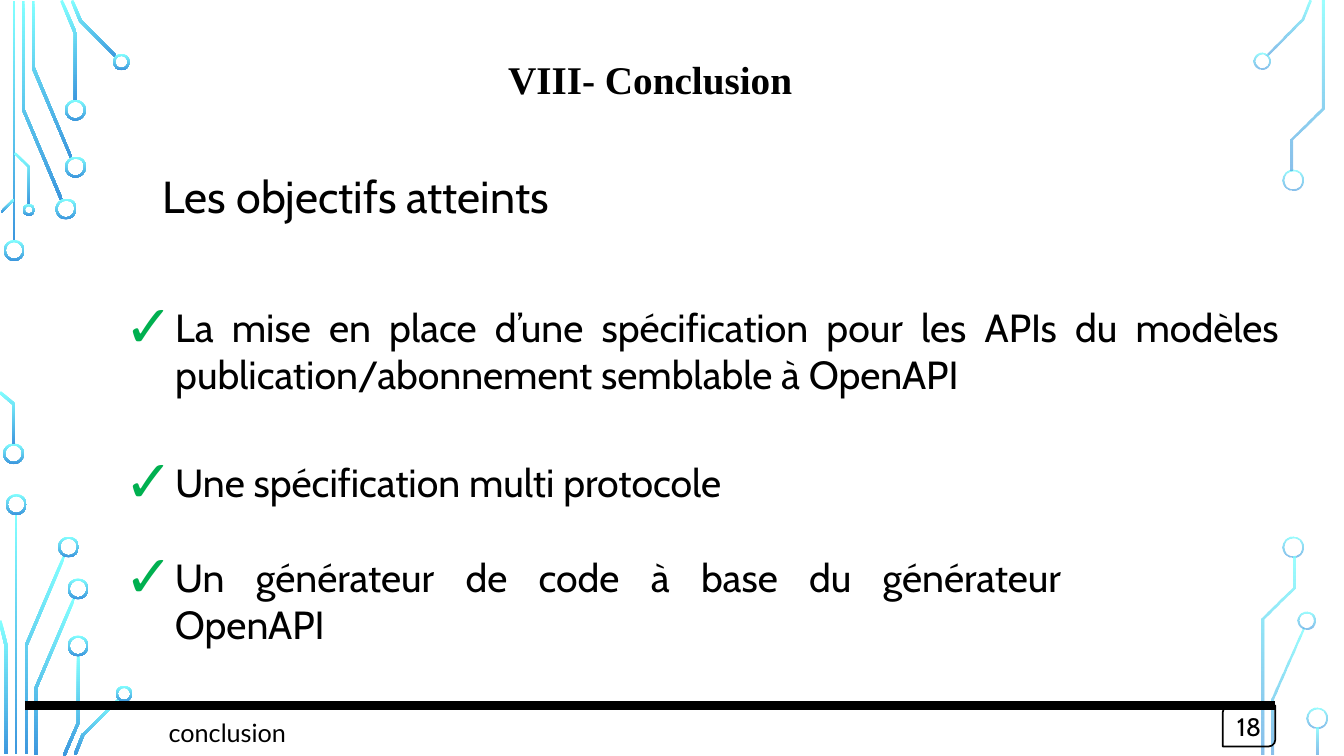
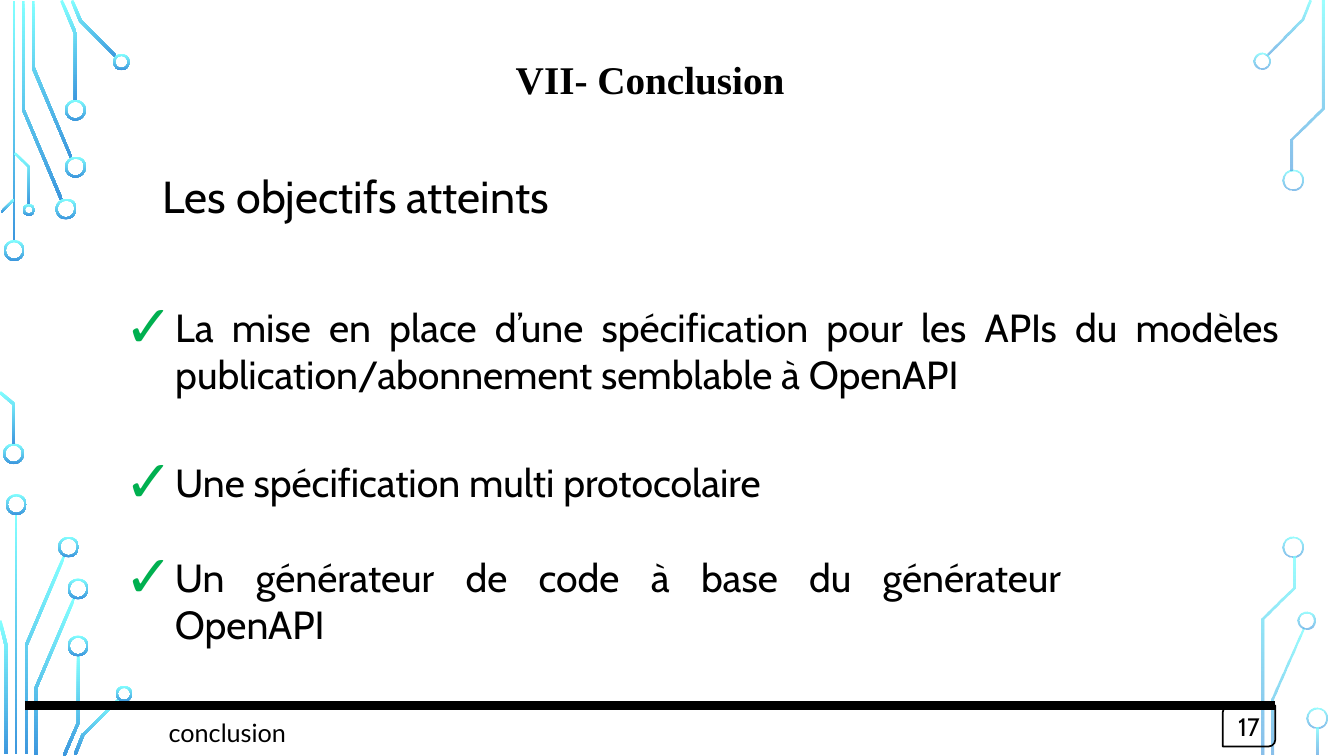
Before and after one commit to OA-Souleymane/MyGitHub-Files, a slide deck: slide 17 of Chapitres/mémoire/diapoMemoire.pptx (slide 18 before the commit). Drawn at 1344x756 pixels with LibreOffice and Linux fonts; fonts in the diff are those of the drawing; background and template pictures are left out. Boxes give left, top, right and bottom in pixels: in the first picture for what was removed or moved away, otherwise in the second. Text is boxed around its words. In the diff, an @@ line names an element or a change of style, - is before the commit and + after.

```diff
--- a/Chapitres/mémoire/diapoMemoire.pptx
+++ b/Chapitres/mémoire/diapoMemoire.pptx
@@ text at [516, 66, 784, 95]: text changed @@
-VIII- Conclusion
+VII- Conclusion
@@ text at [175, 467, 760, 507]: text changed @@
-✓ Une spécification multi protocole
+✓ Une spécification multi protocolaire
@@ text in round diag rect at [1238, 718, 1260, 736]: text changed @@
-18
+17
```
Also in this commit, not shown: 11 other slides changed, 1 slide removed, 7 other files.
